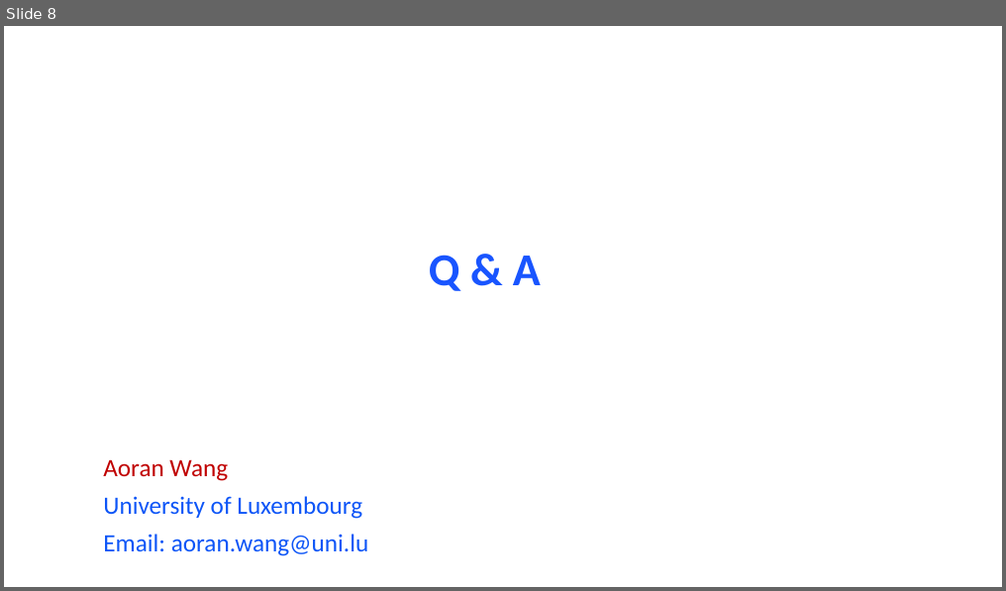
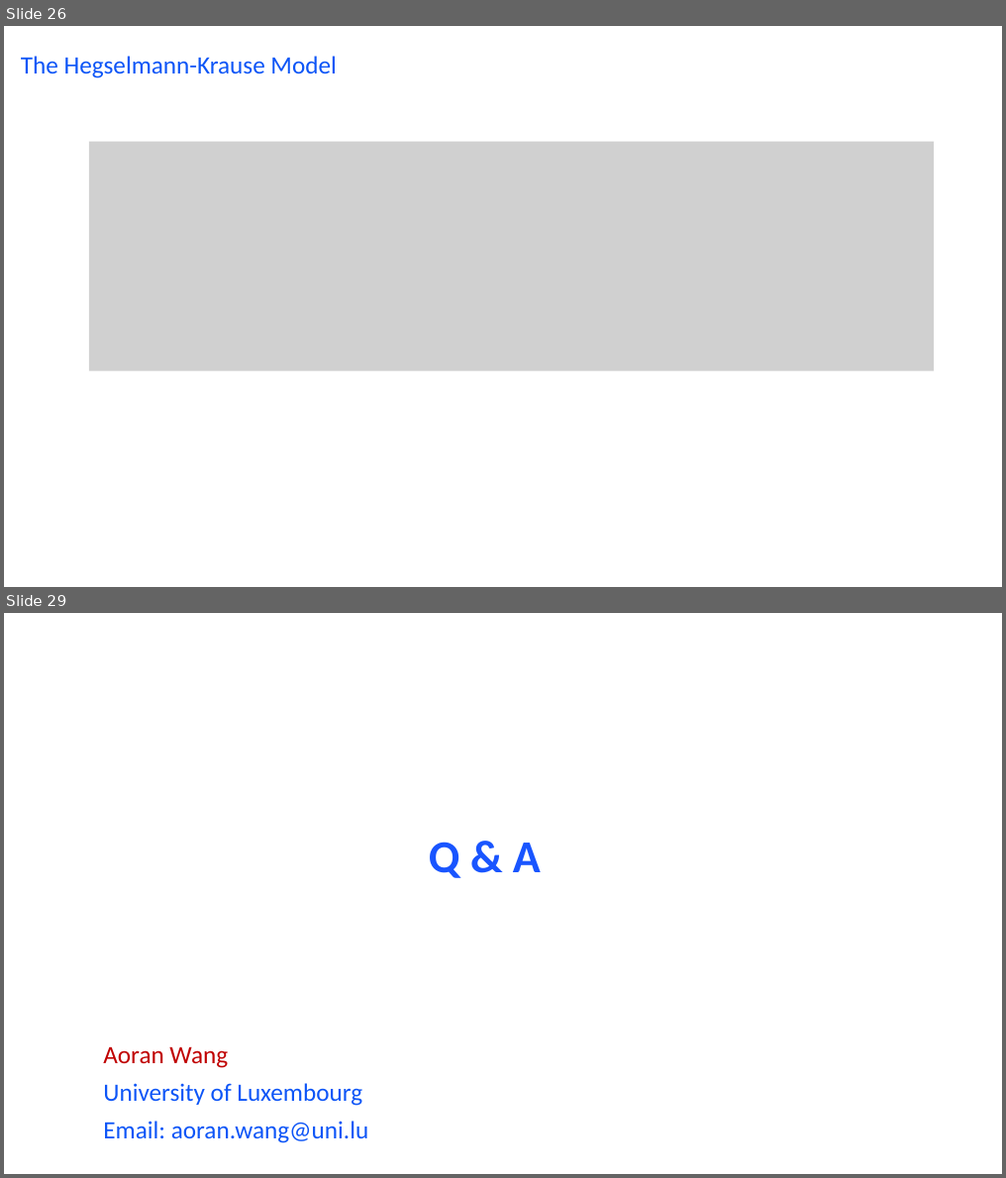
Before and after one commit to wang422003/Complex-Networks_exercise, a slide deck: Slides/Exercise7.pptx. Shown one above the other, each under a label of ours: slide 8 before the commit, slides 26 and 29 after it; the slides between them are not shown. The pictures are 1006x591 and 1006x1178 pixels, drawn with LibreOffice and Linux fonts; fonts in the diff are those of the drawing; grey boxes stand for pictures. Boxes give left, top, right and bottom in pixels: in the first picture for what was removed or moved away, otherwise in the second. Text is boxed around its words. In the diff, an @@ line names an element or a change of style, - is before the commit and + after.

```diff
--- a/Slides/Exercise7.pptx
+++ b/Slides/Exercise7.pptx
@@ slide 26 added at box(4, 26, 1002, 587), background #FFFFFF @@
@@ title added at box(21, 56, 336, 78), 24 pt, text #0D55F7 @@
+The Hegselmann-Krause Model
@@ picture added at box(89, 141, 935, 372) @@
@@ what was slide 8 is now slide 29 @@
```
Also in this commit, not shown: 22 other slides added, 2 slides removed, 1 other file.
